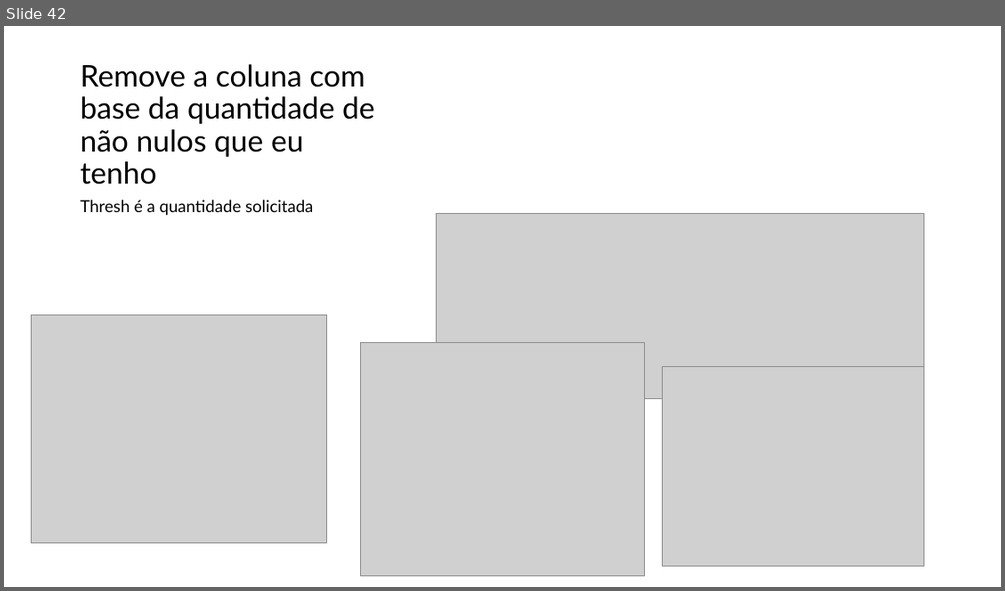
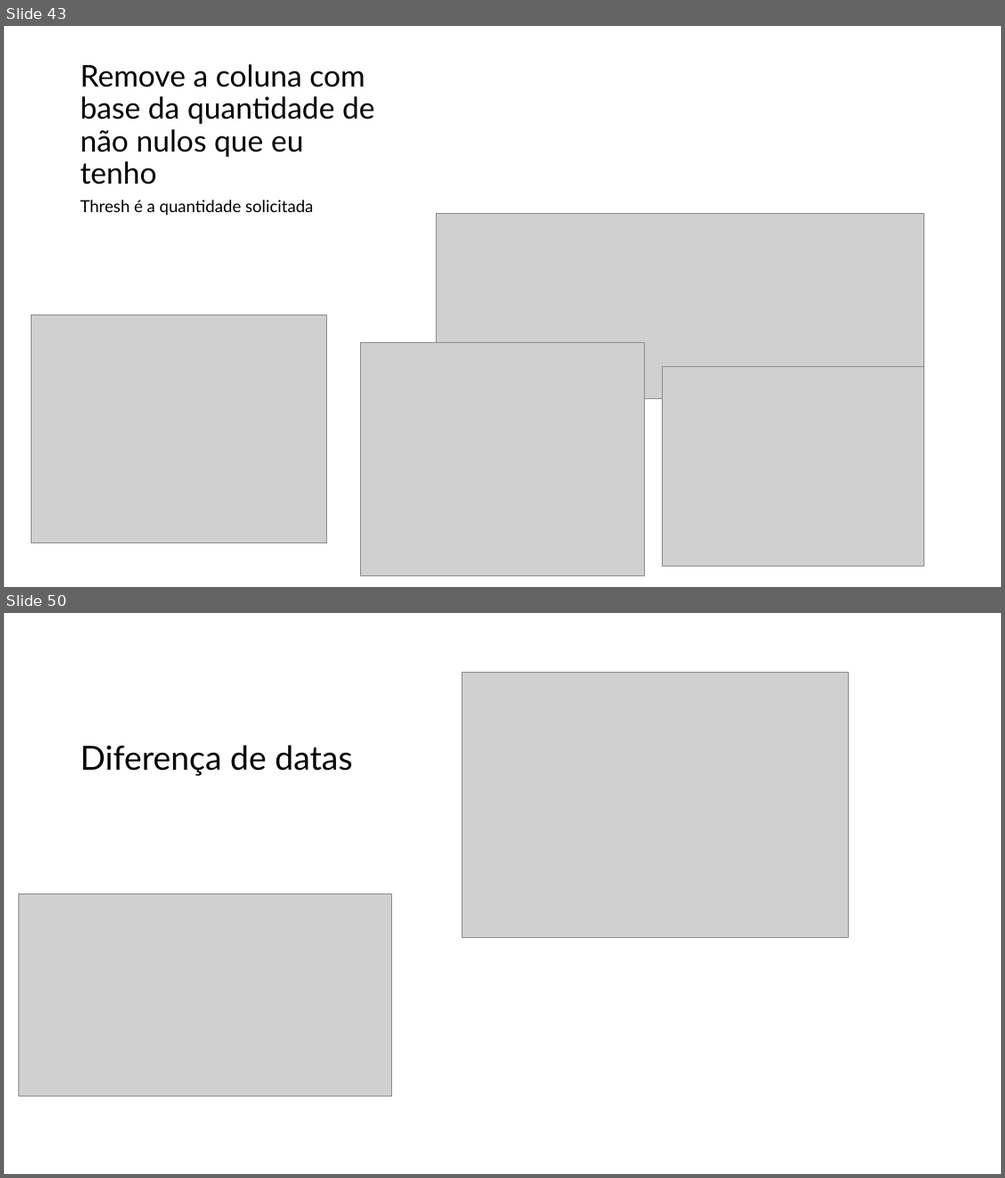
Before and after one commit to augluiz/OlaMundo, a slide deck: python.pptx. Shown one above the other, each under a label of ours: slide 42 before the commit, slides 43 and 50 after it; the slides between them are not shown. The pictures are 1005x591 and 1005x1178 pixels, drawn with LibreOffice and Linux fonts; fonts in the diff are those of the drawing; grey boxes stand for pictures. Boxes give left, top, right and bottom in pixels: in the first picture for what was removed or moved away, otherwise in the second. Text is boxed around its words. In the diff, an @@ line names an element or a change of style, - is before the commit and + after.

```diff
--- a/python.pptx
+++ b/python.pptx
@@ slide 50 added at box(4, 613, 1001, 1174), background #FFFFFF @@
@@ picture added at box(462, 672, 849, 937) @@
@@ title added at box(81, 745, 352, 776), 32 pt, text #000000 @@
+Diferença de datas
@@ picture added at box(19, 893, 391, 1096) @@
@@ what was slide 42 is now slide 43 @@
```
Also in this commit, not shown: 10 other slides added.
